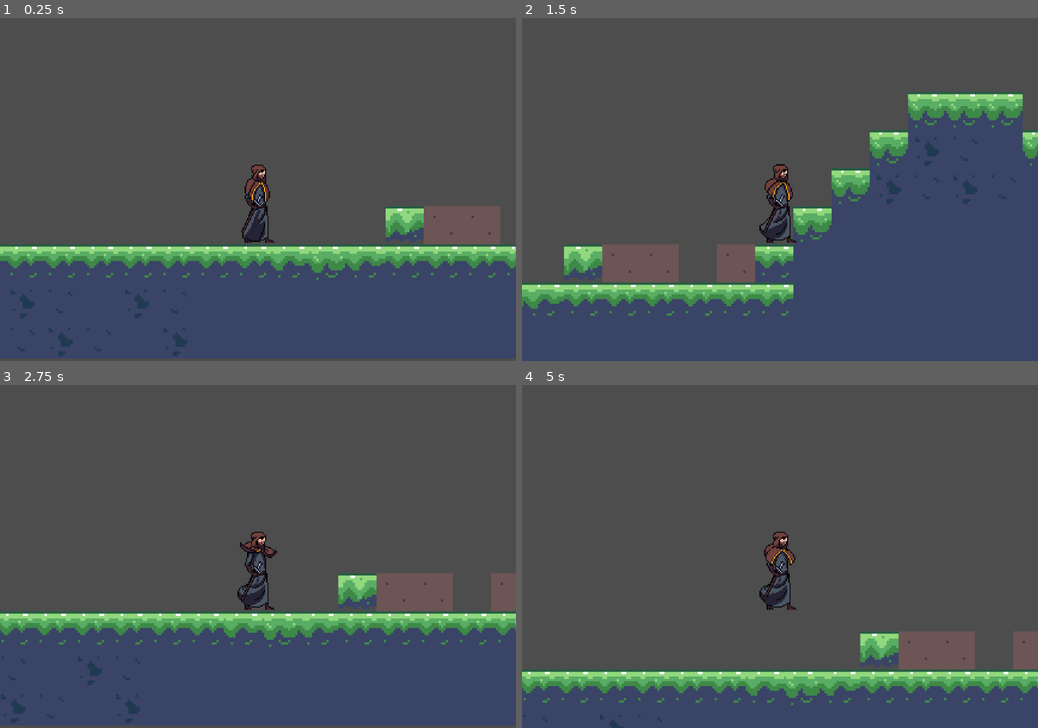
Above: before the commit, frames 1-4 (two rows, left to right).
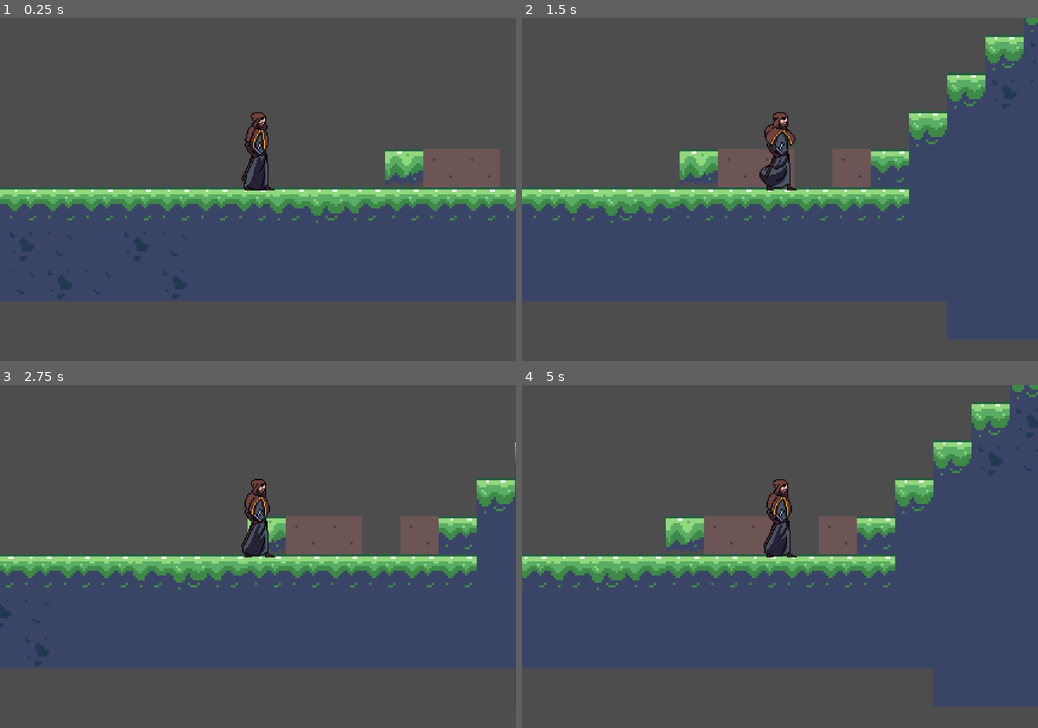
Above: after the commit, the same moments.

Repository: niranjansthaa11-code/Platformer-game
Game: Godot game, scene res://Assets/Area/Scenes/area_1.tscn
The game is run twice, just before and just after one commit, with the same random seed, the same clock (stepped at 60 frames per second) and the same inputs.
Inputs:
- Up to frame 1 (0.25 s): no input
- Up to frame 2 (1.5 s): tap Enter at 0.5 s; hold Right (right) from 0.53 s (still down); tap Up (jump) at 0.6, 0.77, 1.07 s; tap Alt at 1.35 s
- Up to frame 3 (2.75 s): tap Up (jump) at 1.52, 1.55, 1.82, 2.3 s; release Right (right) at 2.03 s; hold Left (left) from 2.03 s (still down); tap Shift at 2.1 s
- Up to frame 4 (5 s): release Left (left) at 2.78 s; hold Right (right) 2.78-4.28 s; tap Up (jump) at 2.85, 3.02, 3.32, 3.77, 3.8, 4.07, 4.52, 4.55, 4.82 s; tap Alt at 3.6 s; hold Left (left) from 4.28 s (still down); tap Shift at 4.35 s

The runs differ from the first frame. In frame 1, 42% of the frame differs, in the area x 0-100%, y 27-100%; in frame 2, 43%; in frame 3, 45%; in frame 4, 63%, in the area x 0-100%, y 0-100%.

Commit message:
i made the animation of player but i am stuck i didnt found why animated sprite is not working

Diff:
--- a/Assets/Area/Scenes/area_1.tscn
+++ b/Assets/Area/Scenes/area_1.tscn
@@ -197,3 +197,4 @@
 
 [node name="Player" parent="." instance=ExtResource("2_61qy2")]
 scale = Vector2(0.5, 0.5)
+jump_energy = 18
--- /dev/null
+++ b/Assets/Area/Scenes/player.gd
@@ -0,0 +1,26 @@
+extends CharacterBody2D
+
+@export var speed=10
+@export var jump_energy=10
+
+var speed_multiplier = 10
+var jump_multiplier =-10
+
+func _physics_process(delta: float) -> void:
+	# Add the gravity.
+	if not is_on_floor():
+		velocity += get_gravity() * delta
+
+	# Handle jump.
+	if Input.is_action_just_pressed("jump") and is_on_floor():
+		velocity.y = jump_energy*jump_multiplier
+
+	# Get the input direction and handle the movement/deceleration.
+	# As good practice, you should replace UI actions with custom gameplay actions.
+	var direction := Input.get_axis("left", "right")
+	if direction:
+		velocity.x = direction * speed*speed_multiplier
+	else:
+		velocity.x = move_toward(velocity.x, 0,speed)
+
+	move_and_slide()
--- a/Assets/Area/Scenes/player.tscn
+++ b/Assets/Area/Scenes/player.tscn
@@ -1,79 +1,260 @@
-[gd_scene load_steps=8 format=3 uid="uid://hbmyji07l7cr"]
-
+[gd_scene load_steps=38 format=3 uid="uid://hbmyji07l7cr"]
+
+[ext_resource type="Script" uid="uid://dc36xdypsvrsu" path="res://Assets/Area/Scenes/player.gd" id="1_0er46"]
 [ext_resource type="Texture2D" uid="uid://1frsek8advj2" path="res://Assets/Sprites/Main_player/Fire Wizard/Idle.png" id="1_hww1u"]
-[ext_resource type="Script" uid="uid://yimb6uqy6e31" path="res://Assets/Scripts/player_controller.gd" id="1_xeo7u"]
-
-[sub_resource type="CapsuleShape2D" id="CapsuleShape2D_hww1u"]
-height = 68.0
-
-[sub_resource type="Animation" id="Animation_lmg7l"]
-resource_name = "idle"
-length = 2.0
-loop_mode = 1
-step = 0.25
-tracks/0/type = "value"
-tracks/0/imported = false
-tracks/0/enabled = true
-tracks/0/path = NodePath("Player_animator/Sprite2D:region_rect")
-tracks/0/interp = 0
-tracks/0/loop_wrap = true
-tracks/0/keys = {
-"times": PackedFloat32Array(0.25, 0.5, 0.75, 1, 1.25, 1.5),
-"transitions": PackedFloat32Array(1, 1, 1, 1, 1, 1),
-"update": 0,
-"values": [Rect2(128, 0, 128, 128), Rect2(256, 0, 128, 128), Rect2(384, 0, 128, 128), Rect2(512, 0, 128, 128), Rect2(640, 0, 128, 128), Rect2(640, 0, 128, 128)]
-}
-
-[sub_resource type="Animation" id="Animation_38qp1"]
-length = 0.001
-tracks/0/type = "value"
-tracks/0/imported = false
-tracks/0/enabled = true
-tracks/0/path = NodePath("Player_animator/Sprite2D:region_rect")
-tracks/0/interp = 1
-tracks/0/loop_wrap = true
-tracks/0/keys = {
-"times": PackedFloat32Array(0),
-"transitions": PackedFloat32Array(1),
-"update": 0,
-"values": [Rect2(128, 0, 128, 128)]
-}
-
-[sub_resource type="Animation" id="Animation_5g5wl"]
-resource_name = "walk"
-step = 0.25
-
-[sub_resource type="AnimationLibrary" id="AnimationLibrary_38qp1"]
-_data = {
-&"RESET": SubResource("Animation_38qp1"),
-&"idle": SubResource("Animation_lmg7l"),
-&"walk": SubResource("Animation_5g5wl")
-}
-
-[node name="Player" type="CharacterBody2D"]
-script = ExtResource("1_xeo7u")
-speed = 20
-jump_energy = 22
+[ext_resource type="Texture2D" uid="uid://dop3r7inx0mpl" path="res://Assets/Sprites/Main_player/Fire Wizard/Jump.png" id="3_24n82"]
+[ext_resource type="Texture2D" uid="uid://cy1isuo56pu7u" path="res://Assets/Sprites/Main_player/Fire Wizard/Run.png" id="4_34p3m"]
+[ext_resource type="Texture2D" uid="uid://cg6dwnt0ju2wj" path="res://Assets/Sprites/Main_player/Fire Wizard/Walk.png" id="5_iqb75"]
+
+[sub_resource type="CapsuleShape2D" id="CapsuleShape2D_0er46"]
+radius = 9.0
+height = 64.0
+
+[sub_resource type="AtlasTexture" id="AtlasTexture_07jjl"]
+atlas = ExtResource("1_hww1u")
+region = Rect2(0, 0, 128, 128)
+
+[sub_resource type="AtlasTexture" id="AtlasTexture_cf5op"]
+atlas = ExtResource("1_hww1u")
+region = Rect2(128, 0, 128, 128)
+
+[sub_resource type="AtlasTexture" id="AtlasTexture_i676m"]
+atlas = ExtResource("1_hww1u")
+region = Rect2(256, 0, 128, 128)
+
+[sub_resource type="AtlasTexture" id="AtlasTexture_rokcs"]
+atlas = ExtResource("1_hww1u")
+region = Rect2(384, 0, 128, 128)
+
+[sub_resource type="AtlasTexture" id="AtlasTexture_vyfjt"]
+atlas = ExtResource("1_hww1u")
+region = Rect2(512, 0, 128, 128)
+
+[sub_resource type="AtlasTexture" id="AtlasTexture_1unn1"]
+atlas = ExtResource("1_hww1u")
+region = Rect2(640, 0, 128, 128)
+
+[sub_resource type="AtlasTexture" id="AtlasTexture_6tm47"]
+atlas = ExtResource("1_hww1u")
+region = Rect2(768, 0, 128, 128)
+
+[sub_resource type="AtlasTexture" id="AtlasTexture_qu1u8"]
+atlas = ExtResource("3_24n82")
+region = Rect2(0, 0, 128, 128)
+
+[sub_resource type="AtlasTexture" id="AtlasTexture_dm45r"]
+atlas = ExtResource("3_24n82")
+region = Rect2(128, 0, 128, 128)
+
+[sub_resource type="AtlasTexture" id="AtlasTexture_lb5q6"]
+atlas = ExtResource("3_24n82")
+region = Rect2(256, 0, 128, 128)
+
+[sub_resource type="AtlasTexture" id="AtlasTexture_mll8o"]
+atlas = ExtResource("3_24n82")
+region = Rect2(384, 0, 128, 128)
+
+[sub_resource type="AtlasTexture" id="AtlasTexture_xjdj7"]
+atlas = ExtResource("3_24n82")
+region = Rect2(512, 0, 128, 128)
+
+[sub_resource type="AtlasTexture" id="AtlasTexture_rhu6i"]
+atlas = ExtResource("3_24n82")
+region = Rect2(640, 0, 128, 128)
+
+[sub_resource type="AtlasTexture" id="AtlasTexture_ovvli"]
+atlas = ExtResource("3_24n82")
+region = Rect2(768, 0, 128, 128)
+
+[sub_resource type="AtlasTexture" id="AtlasTexture_sqnrd"]
+atlas = ExtResource("3_24n82")
+region = Rect2(896, 0, 128, 128)
+
+[sub_resource type="AtlasTexture" id="AtlasTexture_urjr3"]
+atlas = ExtResource("3_24n82")
+region = Rect2(1024, 0, 128, 128)
+
+[sub_resource type="AtlasTexture" id="AtlasTexture_24n82"]
+atlas = ExtResource("4_34p3m")
+region = Rect2(0, 0, 128, 128)
+
+[sub_resource type="AtlasTexture" id="AtlasTexture_34p3m"]
+atlas = ExtResource("4_34p3m")
+region = Rect2(128, 0, 128, 128)
+
+[sub_resource type="AtlasTexture" id="AtlasTexture_iqb75"]
+atlas = ExtResource("4_34p3m")
+region = Rect2(256, 0, 128, 128)
+
+[sub_resource type="AtlasTexture" id="AtlasTexture_b37w2"]
+atlas = ExtResource("4_34p3m")
+region = Rect2(384, 0, 128, 128)
+
+[sub_resource type="AtlasTexture" id="AtlasTexture_71dwv"]
+atlas = ExtResource("4_34p3m")
+region = Rect2(512, 0, 128, 128)
+
+[sub_resource type="AtlasTexture" id="AtlasTexture_px3rb"]
+atlas = ExtResource("4_34p3m")
+region = Rect2(640, 0, 128, 128)
+
+[sub_resource type="AtlasTexture" id="AtlasTexture_47jjc"]
+atlas = ExtResource("4_34p3m")
+region = Rect2(768, 0, 128, 128)
+
+[sub_resource type="AtlasTexture" id="AtlasTexture_mo1s2"]
+atlas = ExtResource("4_34p3m")
+region = Rect2(896, 0, 128, 128)
+
+[sub_resource type="AtlasTexture" id="AtlasTexture_e8s14"]
+atlas = ExtResource("5_iqb75")
+region = Rect2(0, 0, 128, 128)
+
+[sub_resource type="AtlasTexture" id="AtlasTexture_ovdu2"]
+atlas = ExtResource("5_iqb75")
+region = Rect2(128, 0, 128, 128)
+
+[sub_resource type="AtlasTexture" id="AtlasTexture_67kd2"]
+atlas = ExtResource("5_iqb75")
+region = Rect2(256, 0, 128, 128)
+
+[sub_resource type="AtlasTexture" id="AtlasTexture_fh5fe"]
+atlas = ExtResource("5_iqb75")
+region = Rect2(384, 0, 128, 128)
+
+[sub_resource type="AtlasTexture" id="AtlasTexture_ucang"]
+atlas = ExtResource("5_iqb75")
+region = Rect2(512, 0, 128, 128)
+
+[sub_resource type="AtlasTexture" id="AtlasTexture_lyb2o"]
+atlas = ExtResource("5_iqb75")
+region = Rect2(640, 0, 128, 128)
+
+[sub_resource type="SpriteFrames" id="SpriteFrames_lmg7l"]
+animations = [{
+"frames": [{
+"duration": 2.0,
+"texture": SubResource("AtlasTexture_07jjl")
+}, {
+"duration": 2.0,
+"texture": SubResource("AtlasTexture_cf5op")
+}, {
+"duration": 2.0,
+"texture": SubResource("AtlasTexture_i676m")
+}, {
+"duration": 2.0,
+"texture": SubResource("AtlasTexture_rokcs")
+}, {
+"duration": 2.0,
+"texture": SubResource("AtlasTexture_vyfjt")
+}, {
+"duration": 2.0,
+"texture": SubResource("AtlasTexture_1unn1")
+}, {
+"duration": 2.0,
+"texture": SubResource("AtlasTexture_6tm47")
+}],
+"loop": true,
+"name": &"idle",
+"speed": 6.0
+}, {
+"frames": [{
+"duration": 2.0,
+"texture": SubResource("AtlasTexture_qu1u8")
+}, {
+"duration": 2.0,
+"texture": SubResource("AtlasTexture_dm45r")
+}, {
+"duration": 2.0,
+"texture": SubResource("AtlasTexture_lb5q6")
+}, {
+"duration": 2.0,
+"texture": SubResource("AtlasTexture_mll8o")
+}, {
+"duration": 2.0,
+"texture": SubResource("AtlasTexture_xjdj7")
+}, {
+"duration": 2.0,
+"texture": SubResource("AtlasTexture_rhu6i")
+}, {
+"duration": 2.0,
+"texture": SubResource("AtlasTexture_ovvli")
+}, {
+"duration": 1.0,
+"texture": SubResource("AtlasTexture_sqnrd")
+}, {
+"duration": 1.0,
+"texture": SubResource("AtlasTexture_urjr3")
+}],
+"loop": true,
+"name": &"jump",
+"speed": 6.0
+}, {
+"frames": [{
+"duration": 2.0,
+"texture": SubResource("AtlasTexture_24n82")
+}, {
+"duration": 2.0,
+"texture": SubResource("AtlasTexture_34p3m")
+}, {
+"duration": 2.0,
+"texture": SubResource("AtlasTexture_iqb75")
+}, {
+"duration": 2.0,
+"texture": SubResource("AtlasTexture_b37w2")
+}, {
+"duration": 1.0,
+"texture": SubResource("AtlasTexture_71dwv")
+}, {
+"duration": 1.0,
+"texture": SubResource("AtlasTexture_px3rb")
+}, {
+"duration": 1.0,
+"texture": SubResource("AtlasTexture_47jjc")
+}, {
+"duration": 1.0,
+"texture": SubResource("AtlasTexture_mo1s2")
+}],
+"loop": true,
+"name": &"run",
+"speed": 6.0
+}, {
+"frames": [{
+"duration": 2.0,
+"texture": SubResource("AtlasTexture_e8s14")
+}, {
+"duration": 2.0,
+"texture": SubResource("AtlasTexture_ovdu2")
+}, {
+"duration": 2.0,
+"texture": SubResource("AtlasTexture_67kd2")
+}, {
+"duration": 2.0,
+"texture": SubResource("AtlasTexture_fh5fe")
+}, {
+"duration": 2.0,
+"texture": SubResource("AtlasTexture_ucang")
+}, {
+"duration": 2.0,
+"texture": SubResource("AtlasTexture_lyb2o")
+}],
+"loop": true,
+"name": &"walk",
+"speed": 5.0
+}]
+
+[node name="player" type="CharacterBody2D"]
+script = ExtResource("1_0er46")
 
 [node name="CollisionShape2D" type="CollisionShape2D" parent="."]
-position = Vector2(1, -32)
-shape = SubResource("CapsuleShape2D_hww1u")
+position = Vector2(2, -34)
+shape = SubResource("CapsuleShape2D_0er46")
 
 [node name="Camera2D" type="Camera2D" parent="."]
-position = Vector2(0, -44)
 zoom = Vector2(5, 5)
 
-[node name="Player_animator" type="Node2D" parent="."]
-
-[node name="AnimationPlayer" type="AnimationPlayer" parent="Player_animator"]
-root_node = NodePath("../..")
-libraries = {
-&"": SubResource("AnimationLibrary_38qp1")
-}
+[node name="AnimatedSprite2D" type="AnimatedSprite2D" parent="."]
+position = Vector2(14, -63)
+sprite_frames = SubResource("SpriteFrames_lmg7l")
+animation = &"idle"
 autoplay = "idle"
-
-[node name="Sprite2D" type="Sprite2D" parent="Player_animator"]
-position = Vector2(14, -63)
-texture = ExtResource("1_hww1u")
-region_enabled = true
-region_rect = Rect2(128, 0, 128, 128)
Not shown, added: Assets/Area/Scenes/player.gd.uid
